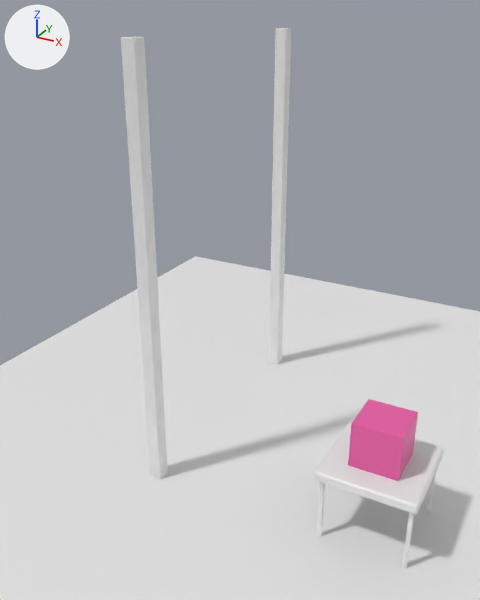
Renders of the Blender file static/model-03/model-03.blend from each side of a commit.
Before and after are seen from a 50 mm camera at (1.93, -7.54, 6.81) aimed at (-2.3, 0.15, 2.96). The lights are fixed; the arrows at upper left show +X, +Y and +Z.

Names of what the first picture shows: 'Cube', 'Floor', 'Leg.001', 'Leg.002', 'Leg.003', 'Pole', 'Pole.001', 'Tabletop'.
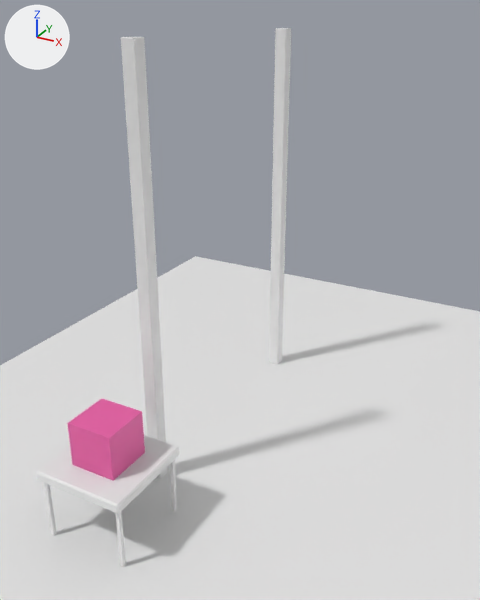
The change, as a diff of the scene's bpy script:
```diff
--- a/static/model-03/model-03.blend.py
+++ b/static/model-03/model-03.blend.py
@@ ob_tabletop @@
 ob_tabletop = bpy.data.objects.new('Tabletop', me_cube)
-ob_tabletop.location = (0.0, 0.0, 1.05)
+ob_tabletop.location = (-3.29, -1.79, 1.05)
 ob_tabletop.rotation_euler = (3.142, 0.0, 0.0)  # degrees (180, 0, 0)
@@ ob_cube @@
 ob_cube = bpy.data.objects.new('Cube', me_cube_001)
-ob_cube.location = (0.0, 0.0, 1.44)
+ob_cube.location = (-3.29, -1.79, 1.44)
 ob_cube.scale = (0.349, 0.349, 0.349)
@@ ob_leg_002 @@
 ob_leg_002 = bpy.data.objects.new('Leg.002', me_cube_003)
-ob_leg_002.location = (0.62, -0.61, 0.98)
+ob_leg_002.location = (-2.67, -2.4, 0.98)
 ob_leg_002.scale = (0.0264, 0.0264, 0.0175)
@@ ob_leg_003 @@
 ob_leg_003 = bpy.data.objects.new('Leg.003', me_cube_003)
-ob_leg_003.location = (0.62, 0.61, 0.98)
+ob_leg_003.location = (-2.67, -1.18, 0.98)
 ob_leg_003.scale = (0.0264, 0.0264, 0.0175)
@@ ob_leg_001 @@
 ob_leg_001 = bpy.data.objects.new('Leg.001', me_cube_003)
-ob_leg_001.location = (-0.6, -0.62, 0.98)
+ob_leg_001.location = (-3.88, -2.41, 0.98)
 ob_leg_001.scale = (0.0264, 0.0264, 0.0175)
```

Where the change shows, as pixel boxes (x1, y1, x2, y2) in the pictures (480 x 600 px):
'Tabletop', moved
    before: (314, 421, 444, 514)
    after: (36, 435, 179, 513)
'Cube', moved
    before: (348, 399, 418, 481)
    after: (68, 399, 145, 481)
'Leg.002', moved
    before: (402, 512, 414, 568)
    after: (115, 512, 126, 568)
'Leg.001', moved
    before: (317, 482, 325, 537)
    after: (44, 483, 57, 536)
'Leg.003', moved
    before: (426, 473, 436, 512)
    after: (170, 460, 177, 512)
